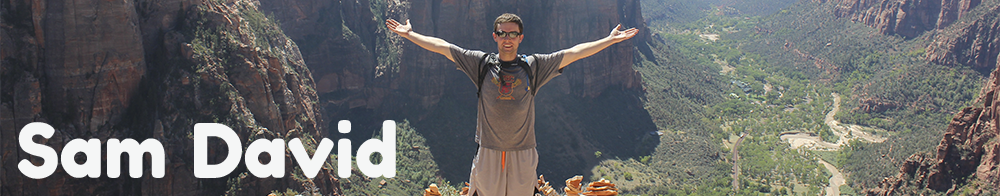
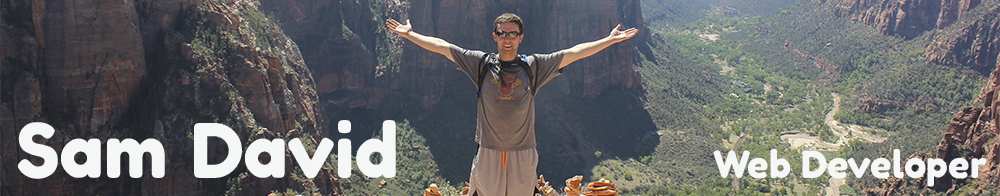
Revision of a layered 1000 × 196 image; what changed, layer by layer:
added layer "Web Developer" (1st of 2) above "Sam" over [713, 149, 987, 187]
